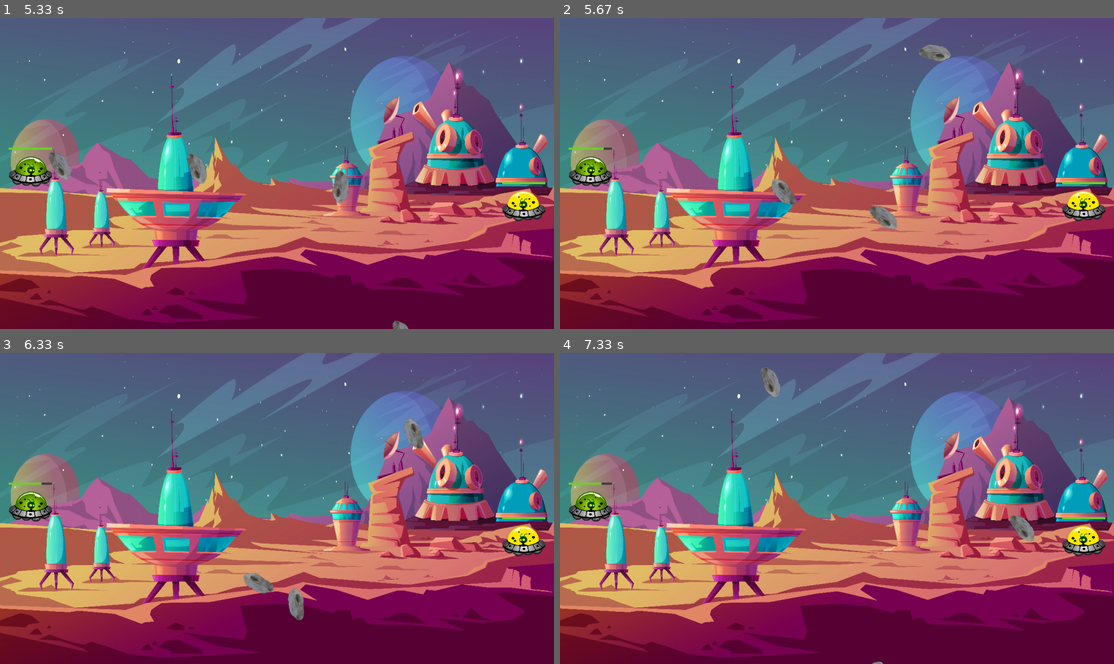
Above: before the commit, frames 1-4 (two rows, left to right).
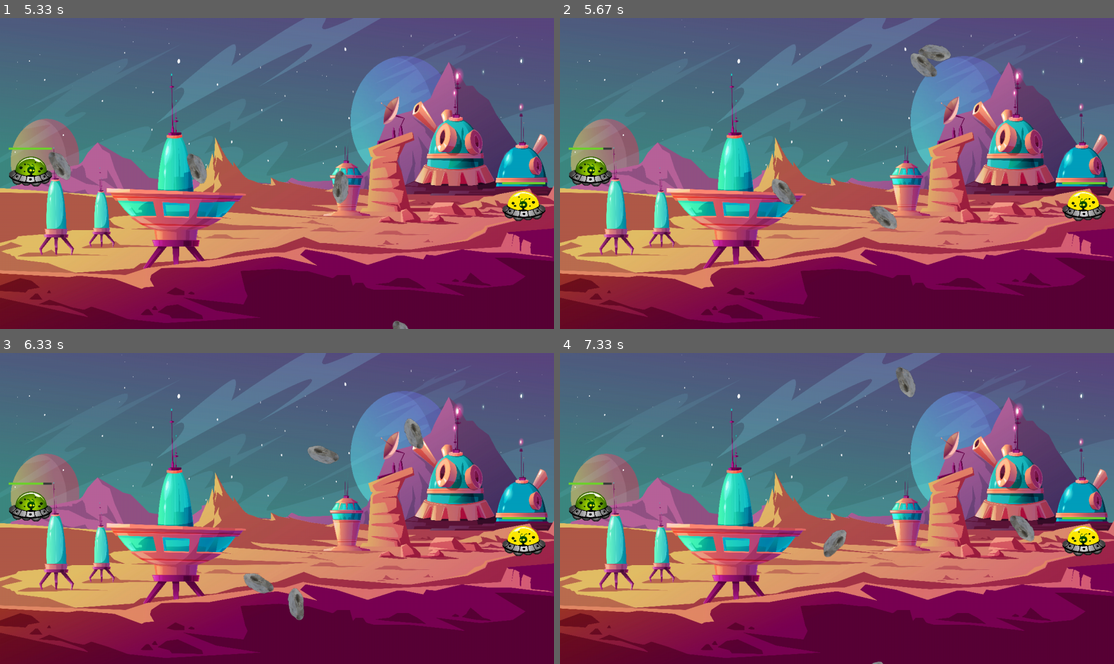
Above: after the commit, the same moments.

Repository: RedaPengam/Collision-Game
Game: pygame game, started from Collision Game/class_Main.py
Same seed, same stepped clock (60 frames per second), same inputs: the game is played once before the commit and once after it.
Inputs:
- Up to frame 1 (5.33 s): no input
- Up to frame 2 (5.67 s): no input
- Up to frame 3 (6.33 s): no input
- Up to frame 4 (7.33 s): no input

Frame 1 is identical in both runs. In frame 2, 0.2% of the frame differs, in the area x 7-69%, y 11-43%; in frame 3, 0.2%; in frame 4, 0.7%, in the area x 7-65%, y 4-66%.

Commit message:
Update class_Asteroid.py

Diff:
--- a/Collision Game/class_Asteroid.py
+++ b/Collision Game/class_Asteroid.py
@@ -8,7 +8,7 @@
         self.game = game
         self.health = 10
         self.max_health = 10
-        self.damage = 1
+        self.damage = 20
         self.velocity = 2
         #self.all_asteroids = pg.sprite.Group()
         self.image = pg.image.load('data/asteroid.png')
@@ -23,10 +23,9 @@
         # infliger les dégats
         self.health-= amount
 
-        '''
-        # if self.health <= 0 :
-        #     self.remove()
-            '''
+        if self.health <= 0 :
+            self.remove()
+
 
 
     def initialPosition(self):
@@ -55,11 +54,12 @@
         for aste in self.game.check_collision(self, self.game.all_players):
 
 
-            # suprimer l'asteroid
-            self.remove()
+            # replacer l'asteroid
+            self.initialPosition()
 
             # infliger des degats aux joueurs
             aste.damage(self.damage)
+
 
     def move2(self):
         self.rect.y += rd.randint(2, 4)
@@ -72,8 +72,8 @@
         for aste in self.game.check_collision(self, self.game.all_players):
 
 
-            # suprimer l'asteroid
-            self.remove()
+            # replacer l'asteroid
+            self.initialPosition()
 
             # infliger des degats aux joueurs
             aste.damage(self.damage)
